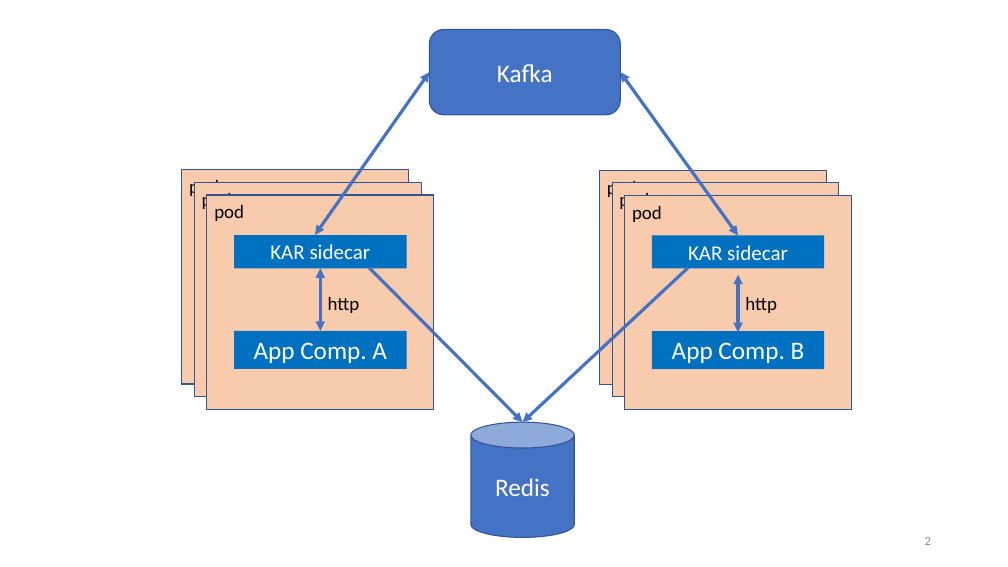
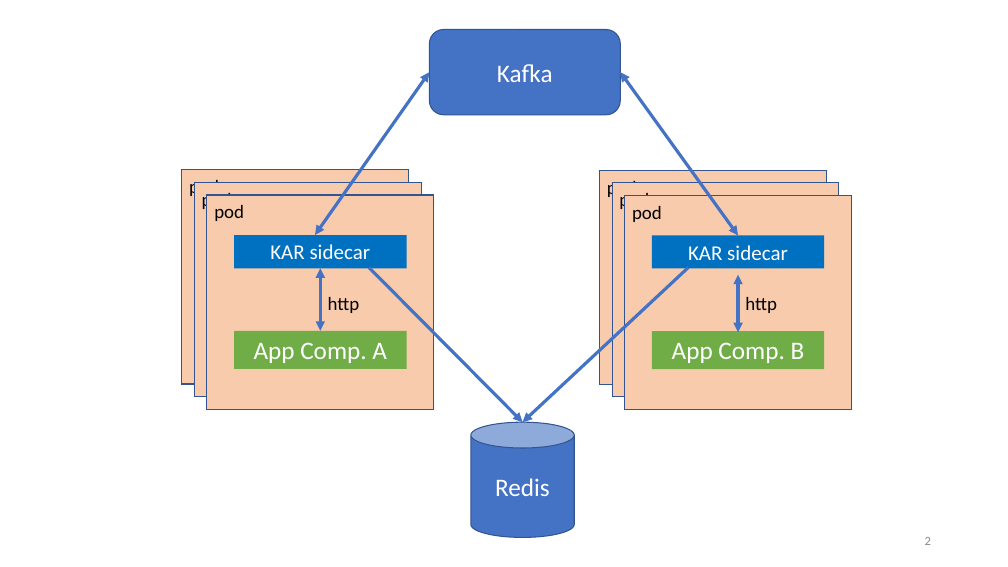
Before and after one commit to IBM/kar, a slide deck: slide 2 of docs/image-sources/kar-figures.pptx. Drawn at 1008x567 pixels with LibreOffice and Linux fonts; fonts in the diff are those of the drawing. Boxes give left, top, right and bottom in pixels: in the first picture for what was removed or moved away, otherwise in the second. Text is boxed around its words. In the diff, an @@ line names an element or a change of style, - is before the commit and + after.

```diff
--- a/docs/image-sources/kar-figures.pptx
+++ b/docs/image-sources/kar-figures.pptx
@@ rectangle "App Comp. A" at (x1=234, y1=331, x2=407, y2=369): fill #0070C0 to #70AD47 @@
@@ rectangle "App Comp. B" at (x1=652, y1=331, x2=824, y2=369): fill #0070C0 to #70AD47 @@
```
Also in this commit, not shown: 1 other slide changed, 4 other files.
